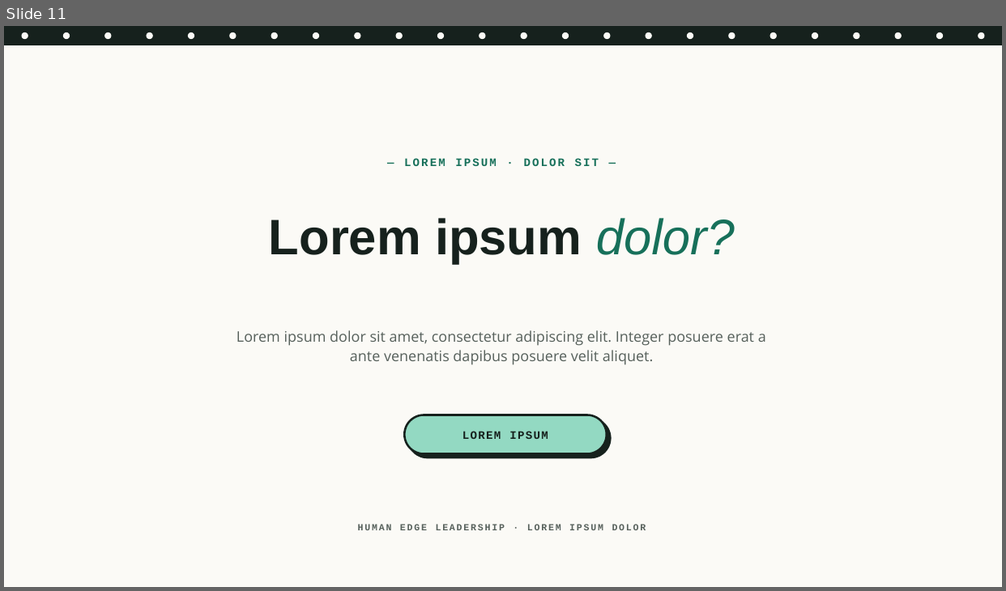
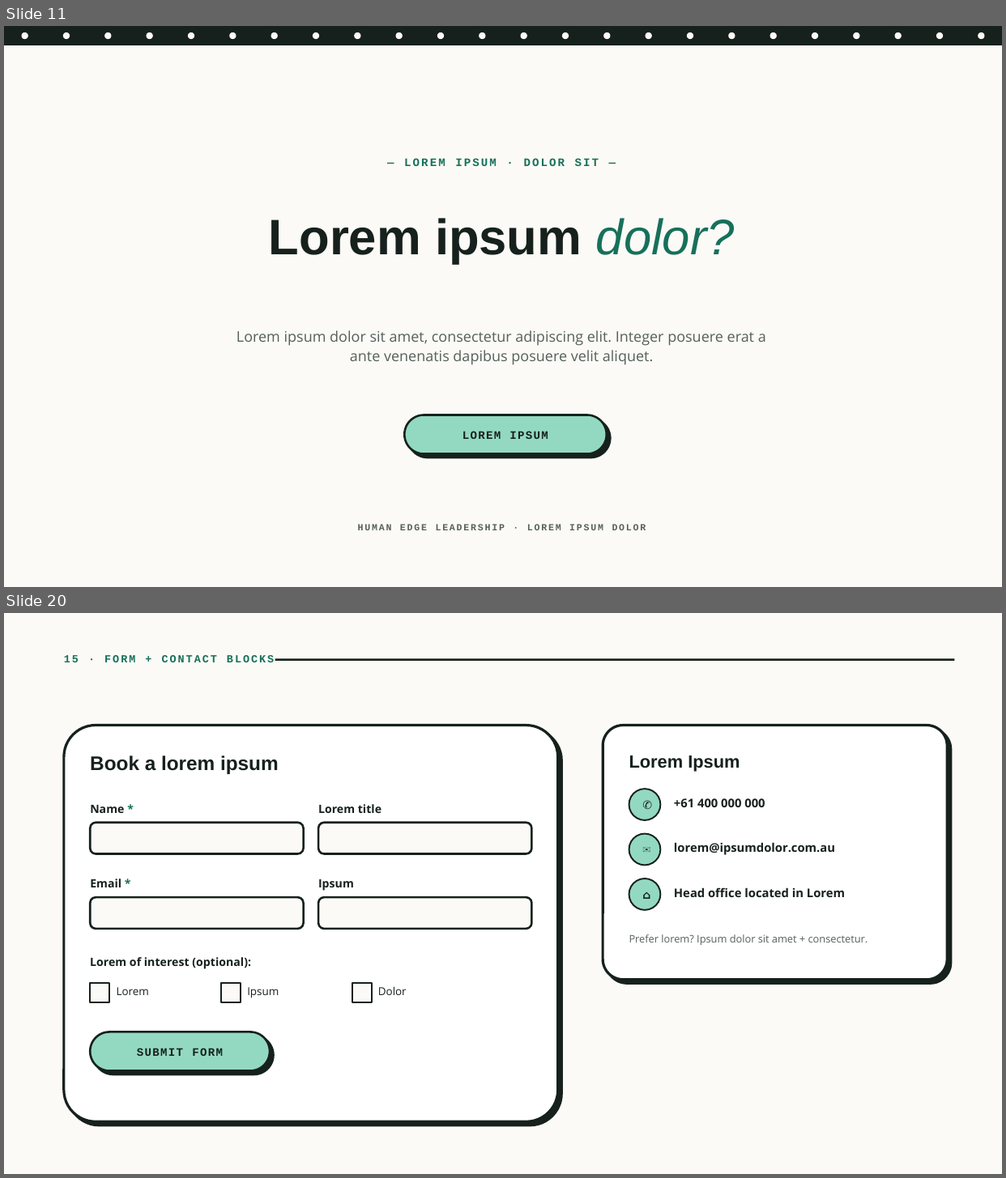
Before and after one commit to DrDrij/human-edge-leadership, a slide deck: brand/HEL-brand-template.pptx. Shown one above the other, each under a label of ours: slide 11 before the commit, slides 11 and 20 after it; the slides between them are not shown. The pictures are 1006x591 and 1006x1178 pixels, drawn with LibreOffice and Linux fonts; fonts in the diff are those of the drawing. Boxes give left, top, right and bottom in pixels: in the first picture for what was removed or moved away, otherwise in the second. Text is boxed around its words. In the diff, an @@ line names an element or a change of style, - is before the commit and + after.

Commit message:
feat: expand brand template with page content-block designs

```diff
--- a/brand/HEL-brand-template.pptx
+++ b/brand/HEL-brand-template.pptx
@@ slide 20 added at bbox=[4, 613, 1002, 1174], background #FFFFFF @@
@@ rectangle added at bbox=[4, 613, 1002, 1174], fill #FBFAF6 @@
@@ text added at bbox=[64, 655, 274, 662], 10.5 pt, text #17705A, bold @@
+15 · FORM + CONTACT BLOCKS
@@ rectangle added at bbox=[275, 658, 955, 661], fill #16211D @@
@@ rounded rectangle added at bbox=[64, 726, 558, 1122], fill #FFFFFF, outline #16211D 2.5 pt @@
@@ rounded rectangle added at bbox=[603, 726, 948, 980], fill #FFFFFF, outline #16211D 2.5 pt @@
@@ text added at bbox=[90, 756, 279, 774], 19 pt, text #16211D, bold @@
+Book a lorem ipsum
@@ text added at bbox=[629, 756, 739, 771], 17 pt, text #16211D, bold @@
+Lorem Ipsum
@@ text added at bbox=[90, 805, 124, 813], 11 pt, text #16211D, bold @@
+Name *
@@ text added at bbox=[318, 804, 381, 813], 11 pt, text #16211D, bold @@
+Lorem title
@@ ellipse added at bbox=[629, 789, 661, 820], fill #93D9C2, outline #16211D 1.5 pt, 11 pt, text #16211D, bold @@
+✆
@@ text added at bbox=[674, 798, 765, 807], 11.5 pt, text #16211D, bold @@
++61 400 000 000
@@ rounded rectangle added at bbox=[90, 823, 304, 854], fill #FBFAF6, outline #16211D 2 pt @@
@@ rounded rectangle added at bbox=[318, 823, 532, 854], fill #FBFAF6, outline #16211D 2 pt @@
@@ ellipse added at bbox=[629, 834, 661, 865], fill #93D9C2, outline #16211D 1.5 pt, 11 pt, text #16211D, bold @@
+✉
@@ text added at bbox=[674, 842, 835, 855], 11.5 pt, text #16211D, bold @@
+lorem@ipsumdolor.com.au
@@ text added at bbox=[90, 879, 121, 888], 11 pt, text #16211D, bold @@
+Email *
@@ text added at bbox=[318, 879, 354, 891], 11 pt, text #16211D, bold @@
+Ipsum
@@ ellipse added at bbox=[629, 879, 661, 910], fill #93D9C2, outline #16211D 1.5 pt, 11 pt, text #16211D, bold @@
+⌂
@@ rounded rectangle added at bbox=[90, 897, 304, 929], fill #FBFAF6, outline #16211D 2 pt @@
@@ rounded rectangle added at bbox=[318, 897, 532, 929], fill #FBFAF6, outline #16211D 2 pt @@
@@ text added at bbox=[674, 888, 845, 897], 11.5 pt, text #16211D, bold @@
+Head office located in Lorem
@@ text added at bbox=[629, 935, 868, 945], 10 pt, text #56605B @@
+Prefer lorem? Ipsum dolor sit amet + consectetur.
@@ text added at bbox=[90, 957, 251, 969], 11 pt, text #16211D, bold @@
+Lorem of interest (optional):
@@ rectangle added at bbox=[90, 983, 109, 1003], fill #FBFAF6, outline #16211D 1.5 pt @@
@@ text added at bbox=[117, 987, 149, 995], 10.5 pt, text #16211D @@
+Lorem
@@ rectangle added at bbox=[221, 983, 241, 1003], fill #FBFAF6, outline #16211D 1.5 pt @@
@@ text added at bbox=[247, 987, 279, 999], 10.5 pt, text #16211D @@
+Ipsum
@@ rectangle added at bbox=[352, 983, 372, 1003], fill #FBFAF6, outline #16211D 1.5 pt @@
@@ text added at bbox=[378, 986, 407, 995], 10.5 pt, text #16211D @@
+Dolor
@@ rounded rectangle added at bbox=[90, 1033, 270, 1071], fill #93D9C2, outline #16211D 2 pt, 11 pt, text #16211D, bold @@
+SUBMIT FORM
```
Also in this commit, not shown: 9 other slides added.
